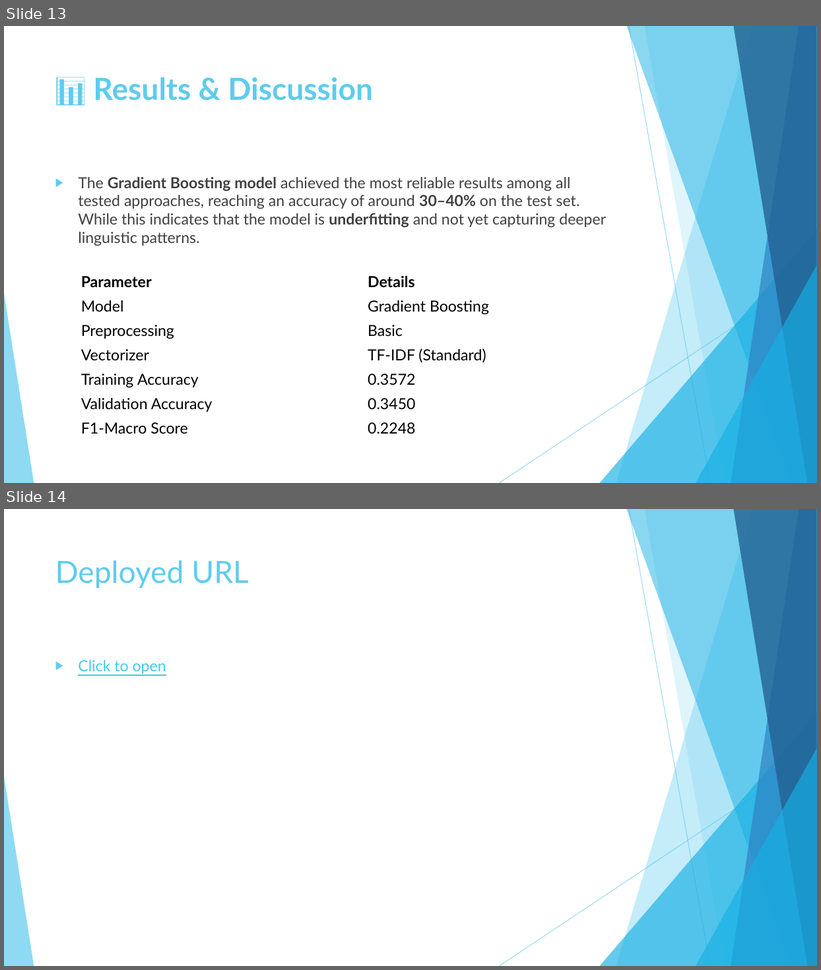
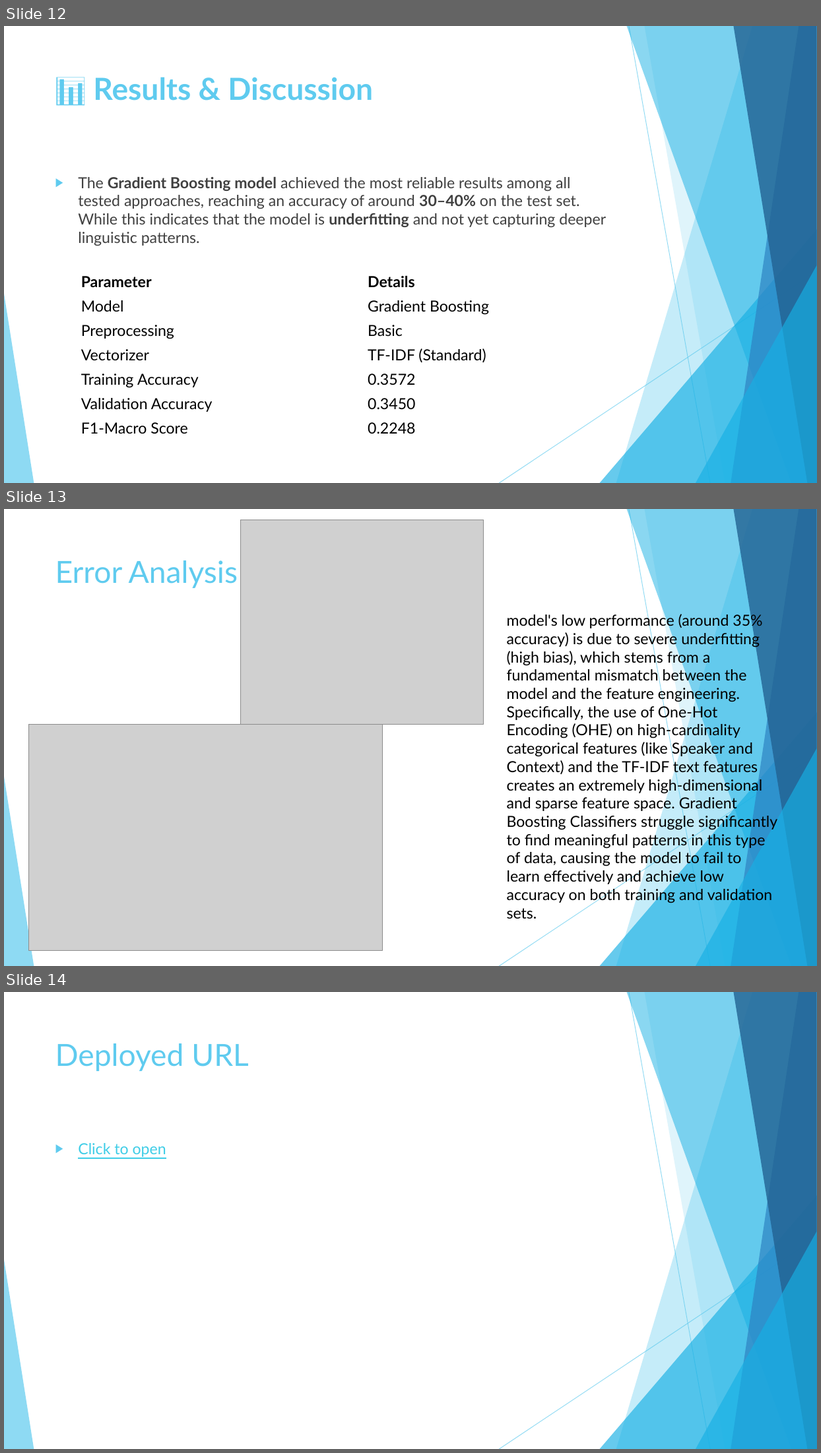
Before and after one commit to MohammedRaghib/Capstone-Project-ML2, a slide deck: Imposter.pptx. Shown one above the other, each under a label of ours: slides 13 and 14 before the commit, slides 12, 13 and 14 after it. The pictures are 821x970 and 821x1453 pixels, drawn with LibreOffice and Linux fonts; fonts in the diff are those of the drawing; grey boxes stand for pictures. Boxes give left, top, right and bottom in pixels: in the first picture for what was removed or moved away, otherwise in the second. Text is boxed around its words. In the diff, an @@ line names an element or a change of style, - is before the commit and + after.

Commit message:
loss curves and error analysis

```diff
--- a/Imposter.pptx
+++ b/Imposter.pptx
@@ slide 13 added at [4, 509, 817, 966], background #FFFFFF; not listed: 10 template elements that a slide beside it also shows @@
@@ picture added at [241, 520, 484, 725] @@
@@ title added at [55, 560, 238, 588], 36 pt, text #5FCBEF @@
+Error Analysis
@@ text added at [507, 613, 778, 920], 18 pt, text #000000 @@
+model's low performance (around 35% accuracy) is due to severe underfitting (high bias), which stems from a fundamental mismatch between the model and the feature engineering. Specifically, the use of One-Hot Encoding (OHE) on high-cardinality categorical features (like Speaker and Context) and the TF-IDF text features creates an extremely high-dimensional and sparse feature space. Gradient Boosting Classifiers struggle significantly to find meaningful patterns in this type of data, causing the model to fail to learn effectively and achieve low accuracy on both training and validation sets.
@@ picture added at [29, 724, 384, 951] @@
@@ what was slide 13 is now slide 12 @@
```
Also in this commit, not shown: 1 slide removed, 2 other files.
